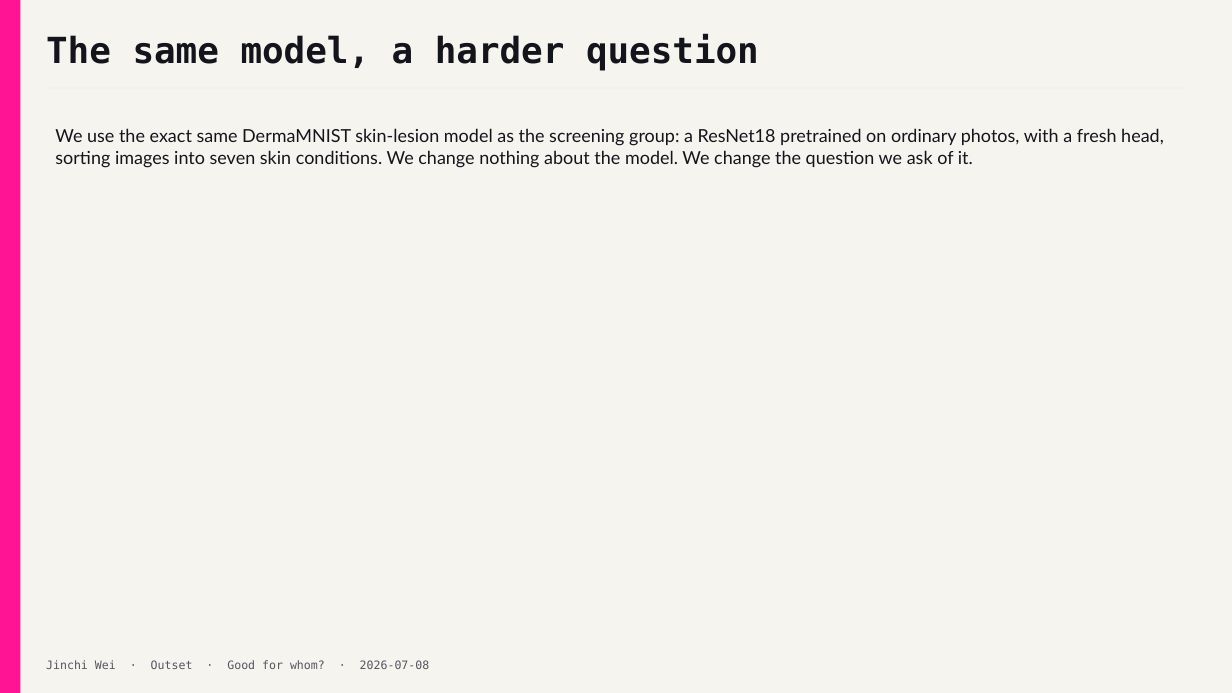
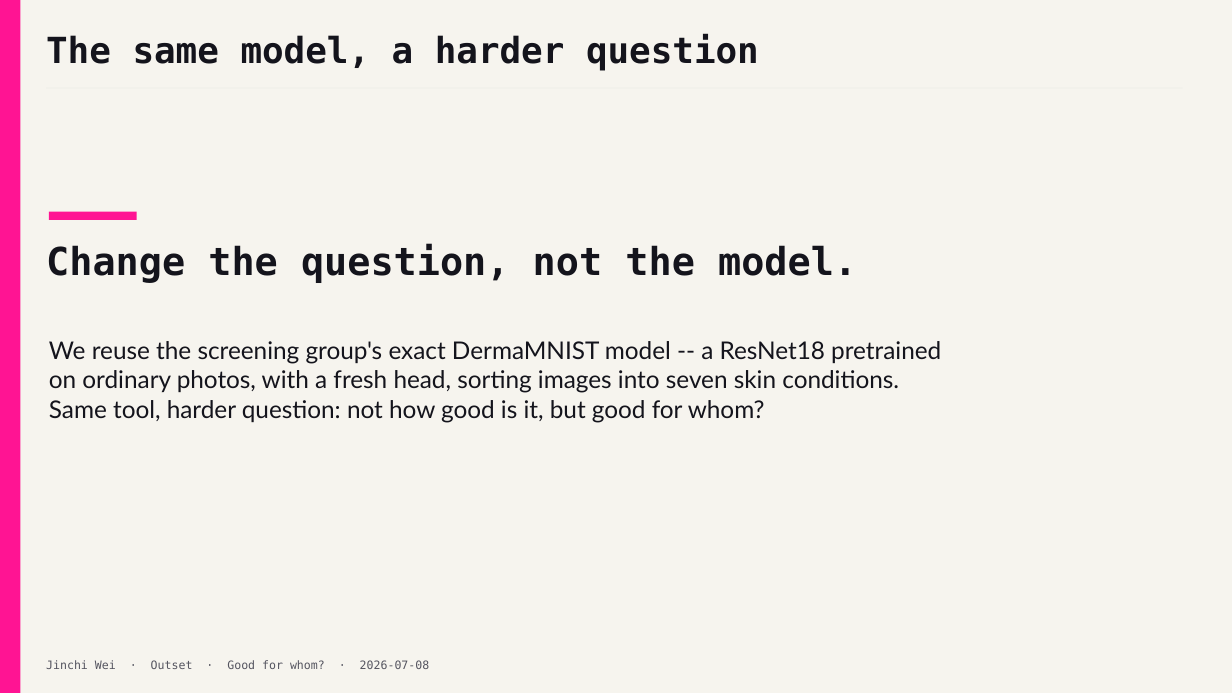
Before and after one commit to jinchiwei/outset-ai-healthcare, a slide deck: slide 8 of solutions/g4_skin_access/slides/g4_skin_access.pptx. Drawn at 1232x693 pixels with LibreOffice and Linux fonts; fonts in the diff are those of the drawing. Boxes give left, top, right and bottom in pixels: in the first picture for what was removed or moved away, otherwise in the second. Text is boxed around its words. In the diff, an @@ line names an element or a change of style, - is before the commit and + after.

```diff
--- a/solutions/g4_skin_access/slides/g4_skin_access.pptx
+++ b/solutions/g4_skin_access/slides/g4_skin_access.pptx
@@ text removed at [55, 128, 1164, 168] @@
-We use the exact same DermaMNIST skin-lesion model as the screening group: a ResNet18 pretrained on ordinary photos, with a fresh head, sorting images into seven skin conditions. We change nothing about the model. We change the question we ask of it.
@@ rectangle added at [49, 212, 137, 220], fill #FF1493 @@
@@ text added at [46, 244, 857, 283], 30 pt, text #14141C, bold @@
+Change the question, not the model.
@@ text added at [49, 341, 941, 423], 19 pt, text #14141C @@
+We reuse the screening group's exact DermaMNIST model -- a ResNet18 pretrained on ordinary photos, with a fresh head, sorting images into seven skin conditions. Same tool, harder question: not how good is it, but good for whom?
```
Also in this commit, not shown: 4 other slides changed, 1 slide added, 1 slide removed, 3 other files.
